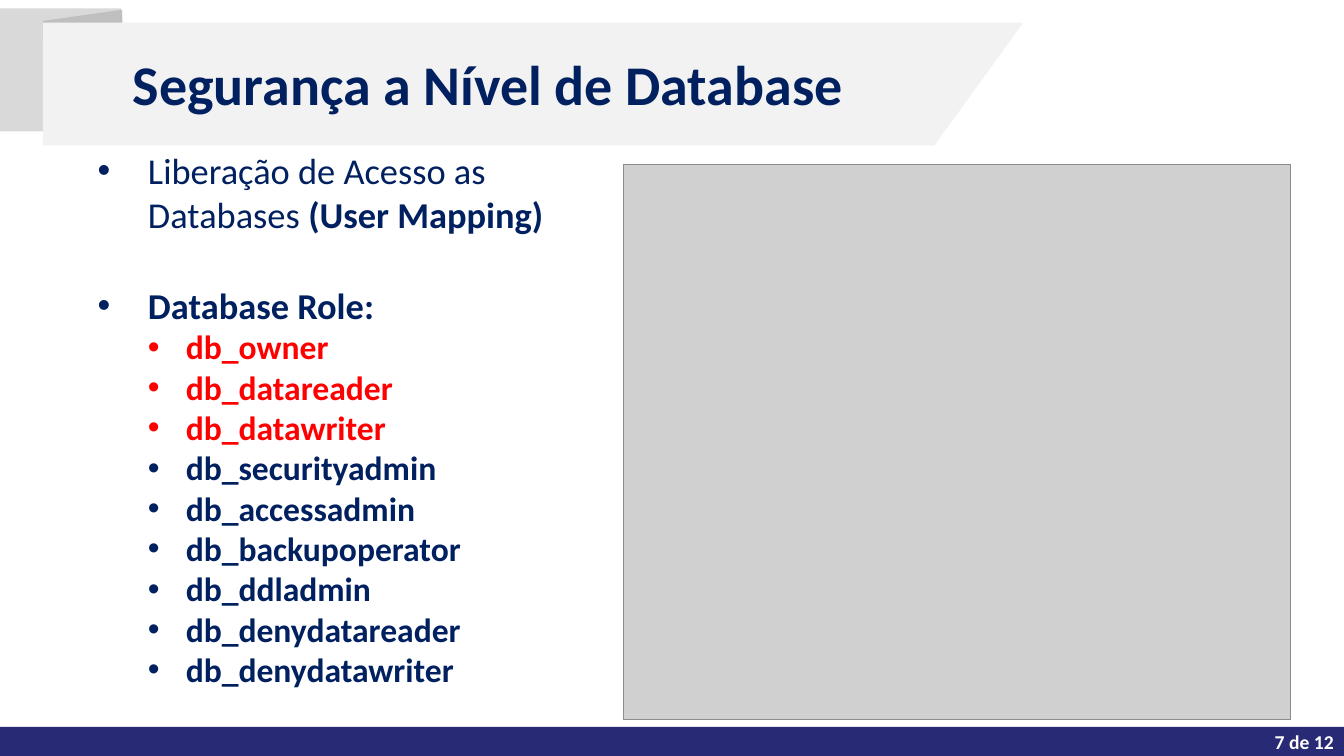
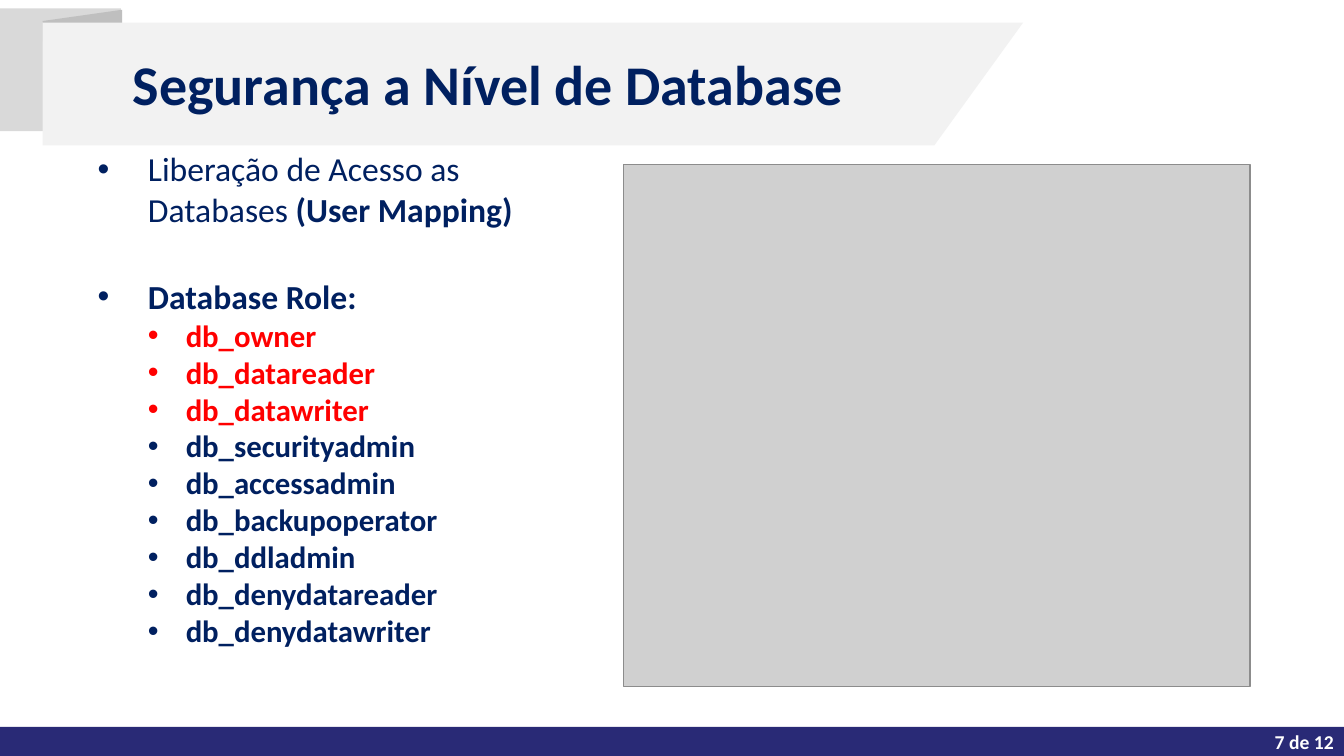
Before and after one commit to carlosgimenes/Training-Tarefas_Dia_Dia_de_um_DBA, a slide deck: slide 7 of Modulo02-GerenciamentoAcessos/Modulo 02 - Gerenciamento de Acessos no SQL Server.pptx. Drawn at 1344x756 pixels with LibreOffice and Linux fonts; fonts in the diff are those of the drawing; grey boxes stand for pictures; background and template pictures are left out. Boxes give left, top, right and bottom in pixels: in the first picture for what was removed or moved away, otherwise in the second. Text is boxed around its words. In the diff, an @@ line names an element or a change of style, - is before the commit and + after.

```diff
--- a/Modulo02-GerenciamentoAcessos/Modulo 02 - Gerenciamento de Acessos no SQL Server.pptx
+++ b/Modulo02-GerenciamentoAcessos/Modulo 02 - Gerenciamento de Acessos no SQL Server.pptx
@@ text "Liberação de Acesso as Databases ..." at box(148, 157, 513, 647): size 26 to 24 pt in "Liberação de Acesso as Databases (User Mapping)", "Database Role:"; size 24 to 22 pt in "db_owner", "db_datareader", "db_datawriter", "db_securityadmin" and 5 more places @@
@@ picture: place and size @@
-picture at box(624, 164, 1292, 720)
+picture at box(624, 164, 1250, 687)
```
Also in this commit, not shown: 9 other slides changed.
